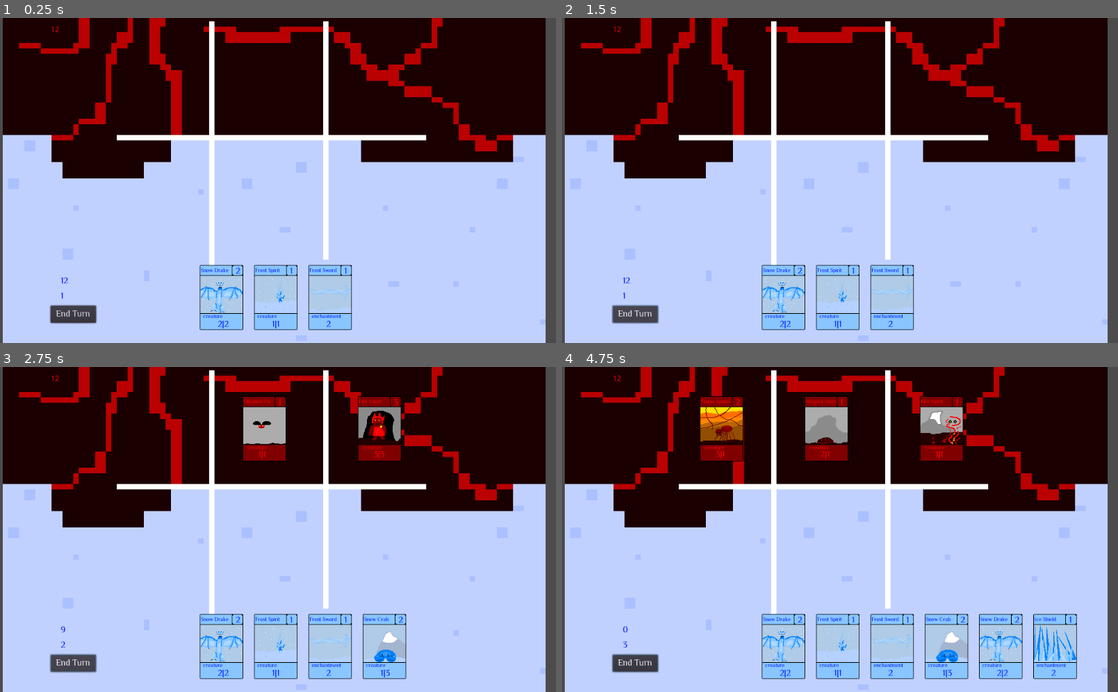
Above: before the commit, frames 1-4 (two rows, left to right).
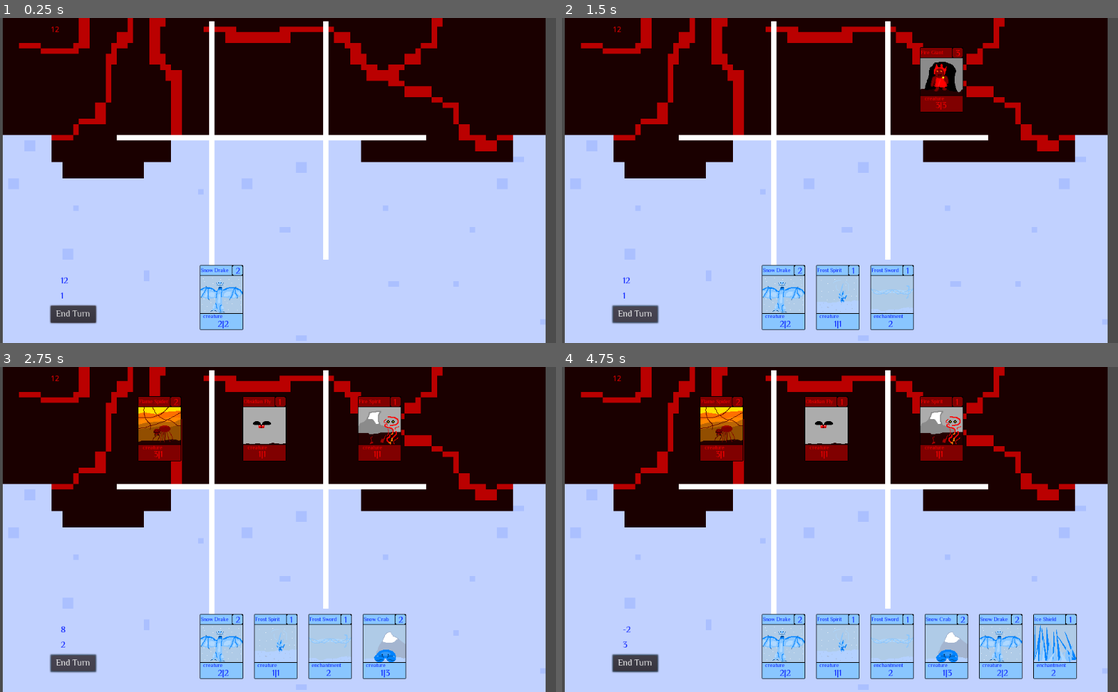
Above: after the commit, the same moments.

Repository: the-alex-g/Frost
Game: Godot game, scene res://Control.tscn
Same seed, same stepped clock (60 frames per second), same inputs: the game is played once before the commit and once after it.
Inputs (mouse positions are in pixels of both pictures, inside the frame that each line leads up to):
- Up to frame 1 (0.25 s): no input
- Up to frame 2 (1.5 s): click "End Turn" at 0.5 s; click "End Turn" at 1.25 s
- Up to frame 3 (2.75 s): click "End Turn" at 2 s
- Up to frame 4 (4.75 s): move the mouse to (717, 542) at 2.77 s; click (717, 542) at 2.92 s; tap Enter at 3.5 s; move the mouse to (828, 542) at 3.52 s; click (828, 542) at 3.67 s; tap Space at 4.25 s; move the mouse to (940, 542) at 4.27 s; click (940, 542) at 4.42 s

The runs differ from the first frame. In frame 1, 1.6% of the frame differs, in the area x 45-64%, y 75-97%; in frame 2, 1.4%; in frame 3, 2.2%, in the area x 10-73%, y 8-82%; in frame 4, 0.5%.

Commit message:
Add draw card SFX to game

Diff:
--- a/Project/Battlefield/Cards/CardOnField.tscn
+++ b/Project/Battlefield/Cards/CardOnField.tscn
@@ -247,7 +247,7 @@
 
 [node name="AudioStreamPlayer" type="AudioStreamPlayer" parent="."]
 stream = ExtResource( 5 )
-volume_db = 20.0
+volume_db = 10.0
 [connection signal="input_event" from="Area2D" to="." method="_on_Area2D_input_event"]
 [connection signal="mouse_entered" from="Area2D" to="." method="_on_Area2D_mouse_entered"]
 [connection signal="mouse_exited" from="Area2D" to="." method="_on_Area2D_mouse_exited"]
--- a/Project/DeckEdit/CardEdit.tscn
+++ b/Project/DeckEdit/CardEdit.tscn
@@ -94,22 +94,22 @@
 
 [node name="AudioStreamPlayer" type="AudioStreamPlayer" parent="."]
 stream = ExtResource( 6 )
-volume_db = 20.0
+volume_db = 10.0
 [connection signal="used" from="." to="Node" method="_on_CardEdit_used"]
 [connection signal="value_changed" from="VSlider" to="." method="_on_VSlider_value_changed"]
 [connection signal="selected" from="Node" to="." method="_on_Node_selected"]
+[connection signal="used" from="Node" to="Node/DeckEdit4" method="_on_Node_used"]
+[connection signal="used" from="Node" to="Node/DeckEdit7" method="_on_Node_used"]
+[connection signal="used" from="Node" to="Node/DeckEdit6" method="_on_Node_used"]
 [connection signal="used" from="Node" to="Node/DeckEdit13" method="_on_Node_used"]
-[connection signal="used" from="Node" to="Node/DeckEdit4" method="_on_Node_used"]
+[connection signal="used" from="Node" to="Node/DeckEdit9" method="_on_Node_used"]
+[connection signal="used" from="Node" to="Node/DeckEdit2" method="_on_Node_used"]
 [connection signal="used" from="Node" to="Node/DeckEdit12" method="_on_Node_used"]
-[connection signal="used" from="Node" to="Node/DeckEdit8" method="_on_Node_used"]
 [connection signal="used" from="Node" to="Node/DeckEdit10" method="_on_Node_used"]
 [connection signal="used" from="Node" to="Node/DeckEdit1" method="_on_Node_used"]
-[connection signal="used" from="Node" to="Node/DeckEdit2" method="_on_Node_used"]
+[connection signal="used" from="Node" to="Node/DeckEdit8" method="_on_Node_used"]
+[connection signal="used" from="Node" to="Node/DeckEdit5" method="_on_Node_used"]
 [connection signal="used" from="Node" to="Node/DeckEdit3" method="_on_Node_used"]
-[connection signal="used" from="Node" to="Node/DeckEdit6" method="_on_Node_used"]
-[connection signal="used" from="Node" to="Node/DeckEdit9" method="_on_Node_used"]
-[connection signal="used" from="Node" to="Node/DeckEdit5" method="_on_Node_used"]
-[connection signal="used" from="Node" to="Node/DeckEdit7" method="_on_Node_used"]
 [connection signal="used" from="Node" to="Node/DeckEdit11" method="_on_Node_used"]
 [connection signal="used" from="Node" to="Node/DeckEdit14" method="_on_Node_used"]
 [connection signal="selected" from="Node/DeckEdit1" to="Node" method="_on_DeckEdit1_selected"]
--- a/Project/DeckEdit/Cardselect/CardSelect.tscn
+++ b/Project/DeckEdit/Cardselect/CardSelect.tscn
@@ -247,7 +247,7 @@
 
 [node name="AudioStreamPlayer" type="AudioStreamPlayer" parent="."]
 stream = ExtResource( 5 )
-volume_db = 20.0
+volume_db = 10.0
 [connection signal="input_event" from="Area2D" to="." method="_on_Area2D_input_event"]
 [connection signal="mouse_entered" from="Area2D" to="." method="_on_Area2D_mouse_entered"]
 [connection signal="mouse_exited" from="Area2D" to="." method="_on_Area2D_mouse_exited"]
--- a/Project/DeckEdit/Cardselect/DeckEdit.tscn
+++ b/Project/DeckEdit/Cardselect/DeckEdit.tscn
@@ -247,7 +247,7 @@
 
 [node name="AudioStreamPlayer" type="AudioStreamPlayer" parent="."]
 stream = ExtResource( 5 )
-volume_db = 20.0
+volume_db = 10.0
 [connection signal="input_event" from="Area2D" to="." method="_on_Area2D_input_event"]
 [connection signal="mouse_entered" from="Area2D" to="." method="_on_Area2D_mouse_entered"]
 [connection signal="mouse_exited" from="Area2D" to="." method="_on_Area2D_mouse_exited"]
--- a/Project/Enemy/Enemy.gd
+++ b/Project/Enemy/Enemy.gd
@@ -42,7 +42,7 @@
 	healthtext.text = str(health)
 
 func take_turn():
-	yield(get_tree().create_timer(0.5), "timeout")
+	#yield(get_tree().create_timer(0.5), "timeout")
 	drawcards(1)
 	if turns <= 3:
 		mana = turns
@@ -90,7 +90,7 @@
 				play1()
 				play1()
 				play1()
-	yield(get_tree().create_timer(0.5), "timeout")
+	yield(get_tree().create_timer(1), "timeout")
 	emit_signal("turn_over")
 
 func play1():
--- a/Project/Player/Cards/Card.tscn
+++ b/Project/Player/Cards/Card.tscn
@@ -246,7 +246,7 @@
 
 [node name="AudioStreamPlayer" type="AudioStreamPlayer" parent="."]
 stream = ExtResource( 5 )
-volume_db = 20.0
+volume_db = 10.0
 [connection signal="input_event" from="Area2D" to="." method="_on_Area2D_input_event"]
 [connection signal="mouse_entered" from="Area2D" to="." method="_on_Area2D_mouse_entered"]
 [connection signal="mouse_exited" from="Area2D" to="." method="_on_Area2D_mouse_exited"]
--- a/Project/Player/Player.gd
+++ b/Project/Player/Player.gd
@@ -4,6 +4,7 @@
 onready var manatext:Label = $Label
 onready var healthtext:Label = $Health
 onready var pressed:AudioStreamPlayer = $AudioStreamPlayer
+onready var draw_card:AudioStreamPlayer = $AudioStreamPlayer2
 var cards:PackedScene = preload("res://Player/Cards/Card.tscn")
 var decksize:int = -1
 var type:int
@@ -59,6 +60,8 @@
 			var _error = connect("used", card, "used")
 			handspace.x += 100
 			hand.add_child(card)
+			draw_card.play()
+			yield(get_tree().create_timer(0.5), "timeout")
 
 func _process(_delta):
 	healthtext.text = str(health)
--- a/Project/Player/Player.tscn
+++ b/Project/Player/Player.tscn
@@ -1,8 +1,9 @@
-[gd_scene load_steps=4 format=2]
+[gd_scene load_steps=5 format=2]
 
 [ext_resource path="res://Player/Player.gd" type="Script" id=1]
 [ext_resource path="res://Resources/LargeFont.tres" type="DynamicFont" id=2]
 [ext_resource path="res://Music/Button_Pressed.wav" type="AudioStream" id=3]
+[ext_resource path="res://Music/Draw_Card.wav" type="AudioStream" id=4]
 
 [node name="Player" type="Node2D"]
 script = ExtResource( 1 )
@@ -47,5 +48,9 @@
 
 [node name="AudioStreamPlayer" type="AudioStreamPlayer" parent="."]
 stream = ExtResource( 3 )
-volume_db = 20.0
+volume_db = 10.0
+
+[node name="AudioStreamPlayer2" type="AudioStreamPlayer" parent="."]
+stream = ExtResource( 4 )
+volume_db = -5.0
 [connection signal="pressed" from="Button" to="." method="_on_Button_pressed"]
Not shown, added: Project/Music/Draw_Card.wav.import
Not shown, removed: Project/Music/Draw_Card
Not shown, added: Project/Music/Draw_Card.wav
